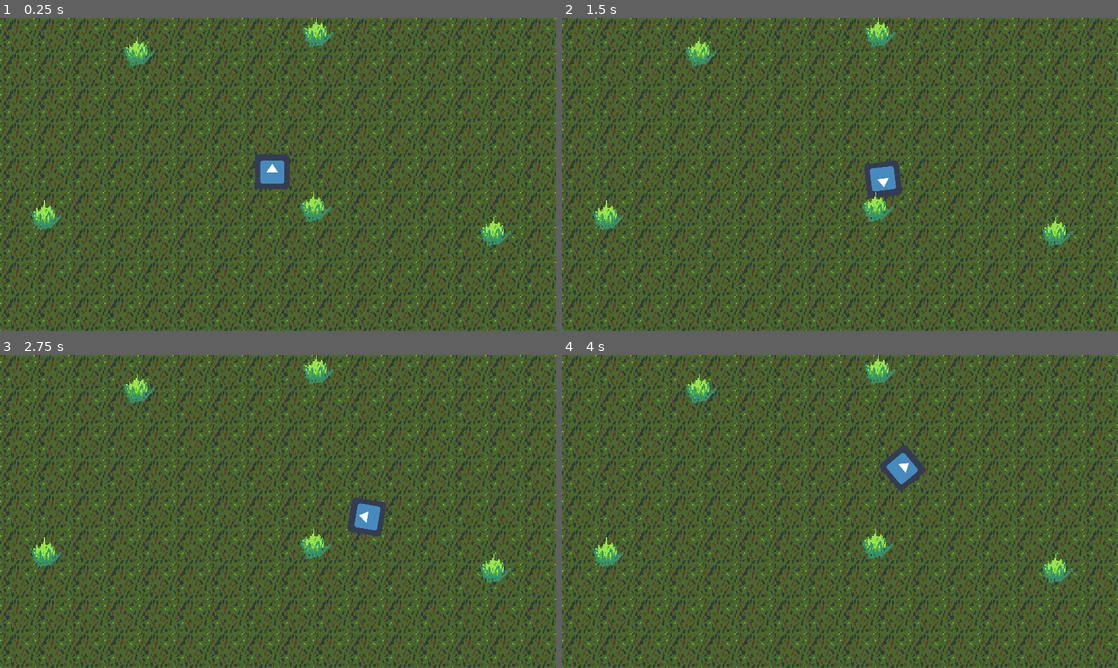
Above: before the commit, frames 1-4 (two rows, left to right).
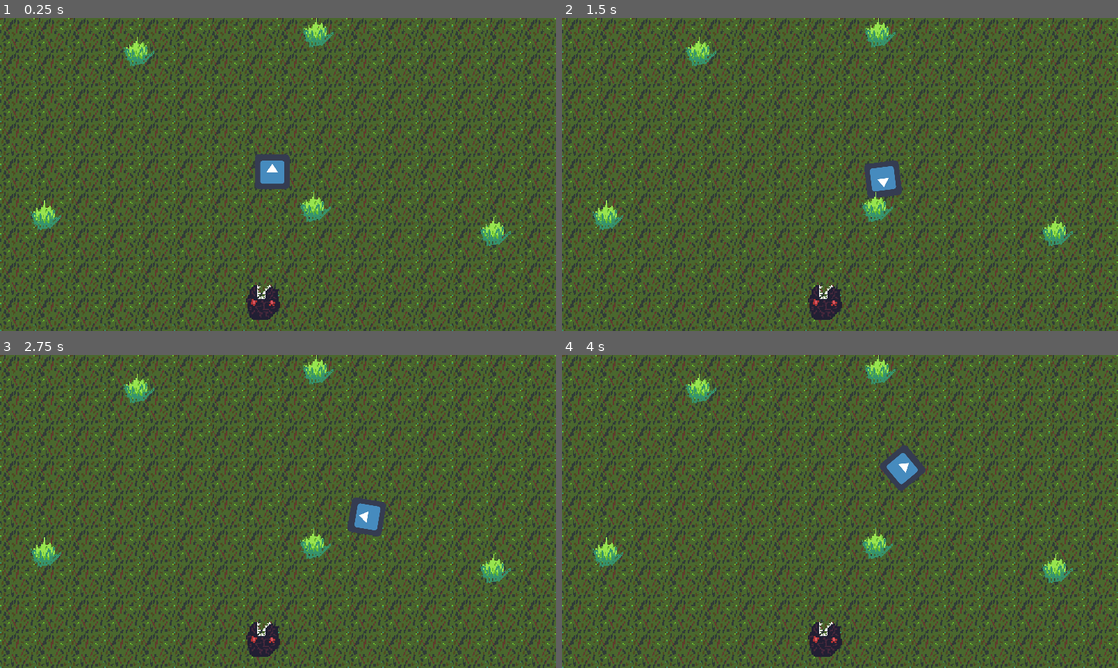
Above: after the commit, the same moments.

Repository: JMWProductions/mysterious-forest
Game: Godot game, scene res://scenes/ForestScene.tscn
Same seed, same stepped clock (60 frames per second), same inputs: the game is played once before the commit and once after it. The engine's default icon, where the game draws it, is replaced by a stand-in: a white triangle on a blue panel in a dark square.
Inputs (mouse positions are in pixels of both pictures, inside the frame that each line leads up to):
- Up to frame 1 (0.25 s): no input
- Up to frame 2 (1.5 s): tap Enter at 0.5 s; move the mouse to (962, 158) at 0.52 s; hold D (move_right) 0.53-1.28 s; move the mouse to (728, 190) at 1.27 s; hold S (move_down) from 1.28 s (still down)
- Up to frame 3 (2.75 s): tap Space at 2 s; move the mouse to (333, 442) at 2.02 s; release S (move_down) at 2.03 s; hold D (move_right) from 2.03 s (still down)
- Up to frame 4 (4 s): move the mouse to (812, 574) at 2.77 s; release D (move_right) at 2.78 s; hold W (move_up) 2.78-3.53 s; move the mouse to (1006, 558) at 3.52 s; hold A (move_left) from 3.53 s (still down)

The runs differ from the first frame. In frame 1, 0.5% of the frame differs, in the area x 44-51%, y 85-97%; in frame 2, 0.5%; in frame 3, 0.5%; in frame 4, 0.5%.

Commit message:
Add Boss

Diff:
--- /dev/null
+++ b/scenes/Boss.tscn
@@ -0,0 +1,14 @@
+[gd_scene load_steps=3 format=2]
+
+[ext_resource path="res://images/boss.png" type="Texture" id=1]
+
+[sub_resource type="CircleShape2D" id=1]
+radius = 15.0213
+
+[node name="Boss" type="KinematicBody2D"]
+
+[node name="Sprite" type="Sprite" parent="."]
+texture = ExtResource( 1 )
+
+[node name="CollisionShape2D" type="CollisionShape2D" parent="."]
+shape = SubResource( 1 )
--- a/scenes/ForestScene.tscn
+++ b/scenes/ForestScene.tscn
@@ -1,15 +1,16 @@
-[gd_scene load_steps=5 format=2]
+[gd_scene load_steps=6 format=2]
 
 [ext_resource path="res://scripts/ForestScene.gd" type="Script" id=1]
 [ext_resource path="res://scenes/Player.tscn" type="PackedScene" id=2]
 [ext_resource path="res://scenes/Bush.tscn" type="PackedScene" id=3]
 [ext_resource path="res://images/tile.png" type="Texture" id=4]
+[ext_resource path="res://scenes/Boss.tscn" type="PackedScene" id=5]
 
 [node name="ForestScene" type="Node2D"]
 position = Vector2( 0.694992, -0.694992 )
 script = ExtResource( 1 )
 
-[node name="tile" type="Sprite" parent="."]
+[node name="Tile" type="Sprite" parent="."]
 position = Vector2( -768.695, -863.305 )
 texture = ExtResource( 4 )
 centered = false
@@ -65,3 +66,6 @@
 
 [node name="Bush15" parent="Bushes" instance=ExtResource( 3 )]
 position = Vector2( -51.0669, 389.353 )
+
+[node name="Boss" parent="." instance=ExtResource( 5 )]
+position = Vector2( 241.03, 262.535 )
Binary file added: images/boss.png
Not shown, added: images/boss.png.import
